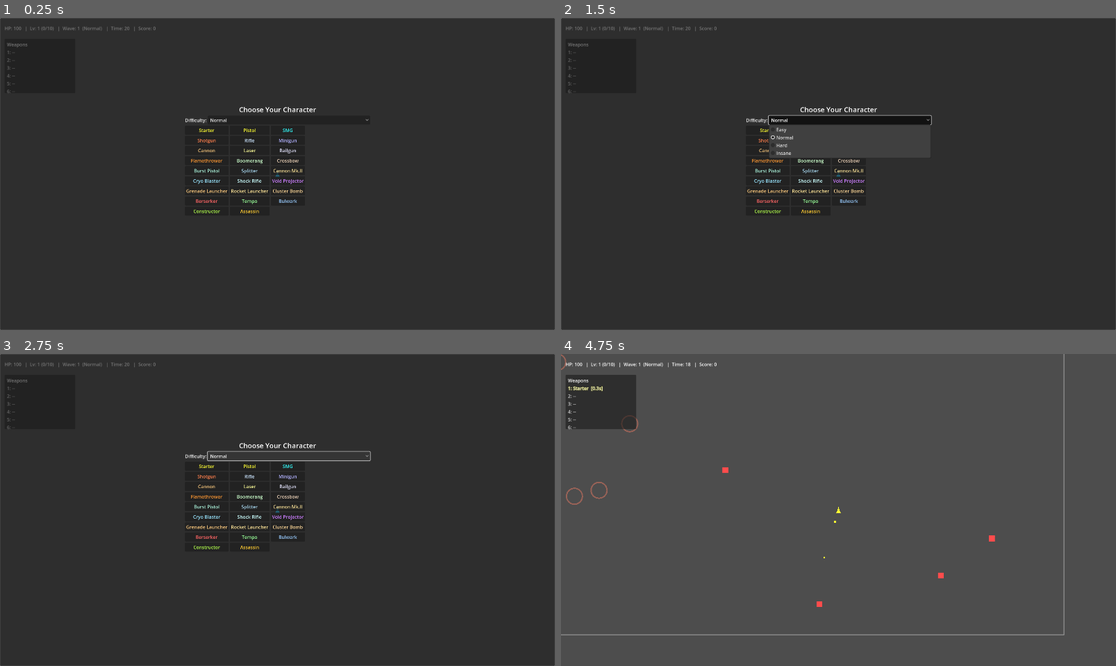
Above: before the commit, frames 1-4 (two rows, left to right).
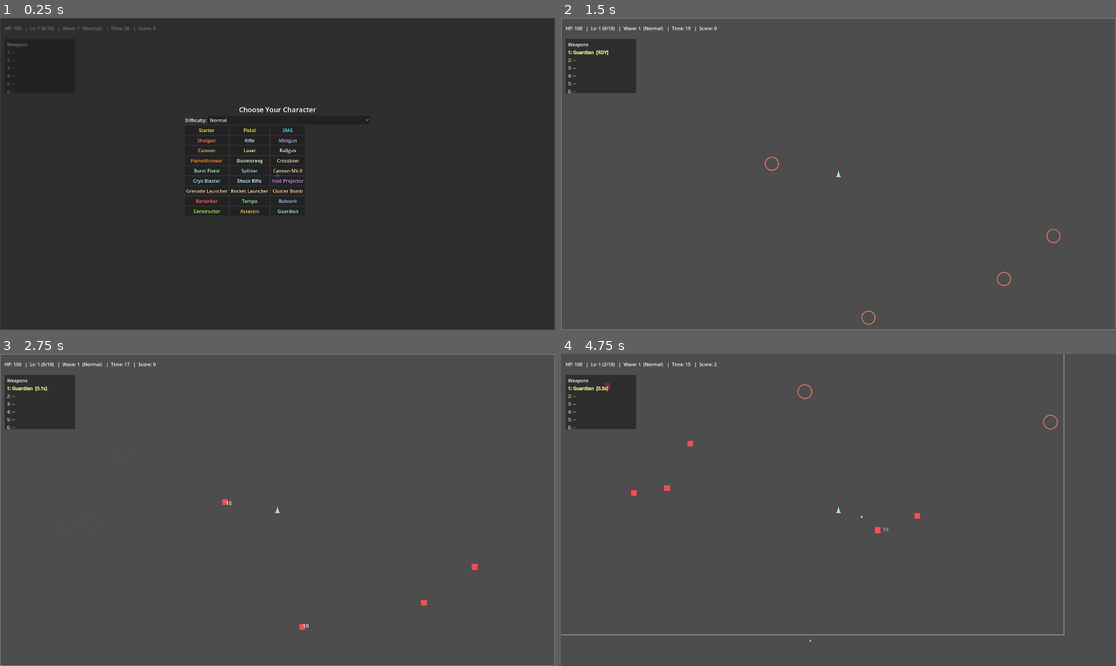
Above: after the commit, the same moments.

Repository: Deitox/Dexcoto
Game: Godot game, scene res://scenes/Main.tscn
Two runs of this game, one before a commit and one after it. Both use one fixed random seed, a clock stepped at 60 frames per second and the inputs below.
Inputs (mouse positions are in pixels of both pictures, inside the frame that each line leads up to):
- Up to frame 1 (0.25 s): no input
- Up to frame 2 (1.5 s): click (849, 211) at 0.5 s, where only the run after the commit has a clickable "Guardian"; click (849, 120) at 1.25 s, where only the run before the commit has a clickable "Normal"
- Up to frame 3 (2.75 s): click (288, 456) at 2 s, where only the run before the commit has a clickable "Normal"
- Up to frame 4 (4.75 s): click (766, 466) at 2.75 s, where only the run before the commit has a clickable "Starter"; move the mouse to (960, 494) at 3.52 s; hold Right (ui_right) 3.53-4.28 s; click (960, 494) at 3.67 s; move the mouse to (727, 525) at 4.27 s; hold Down (ui_down) from 4.28 s (still down)

The runs differ from the first frame. In frame 1, less than 0.1% of the frame differs, in the area x 50-54%, y 61-63%; in frame 2, 95%; in frame 3, 97%, in the area x 0-100%, y 0-100%; in frame 4, 0.5%.

Commit message:
Added defenese scaling weapon (+items, upgrades)

Diff:
--- a/scripts/main.gd
+++ b/scripts/main.gd
@@ -828,6 +828,26 @@
 					if player:
 						player.elemental_damage_mult *= 1.40
 						player.add_item("arcanum")
+				"kevlar_vest":
+					if player:
+						player.incoming_damage_mult *= 0.90
+						player.incoming_damage_mult = max(0.20, player.incoming_damage_mult)
+						player.add_item("kevlar_vest")
+				"riot_armor":
+					if player:
+						player.incoming_damage_mult *= 0.85
+						player.incoming_damage_mult = max(0.20, player.incoming_damage_mult)
+						player.add_item("riot_armor")
+				"plated_armor":
+					if player:
+						player.incoming_damage_mult *= 0.80
+						player.incoming_damage_mult = max(0.20, player.incoming_damage_mult)
+						player.add_item("plated_armor")
+				"nanoshield":
+					if player:
+						player.incoming_damage_mult *= 0.75
+						player.incoming_damage_mult = max(0.20, player.incoming_damage_mult)
+						player.add_item("nanoshield")
 				_:
 					pass
 		_:
--- a/scripts/player.gd
+++ b/scripts/player.gd
@@ -25,6 +25,9 @@
 # Critical hits
 var crit_chance: float = 0.0 # 0.0 = 0%, 1.0 = 100%. Overflow >1.0 boosts crit damage.
 var crit_damage_mult: float = 1.5 # Damage multiplier applied on critical hits
+
+# Defense (incoming damage multiplier; <1.0 reduces damage taken)
+var incoming_damage_mult: float = 1.0
 
 # Elemental scaling (affects elemental weapons only)
 var elemental_damage_mult: float = 1.0
@@ -236,7 +239,8 @@
 					b2.color = color
 
 func take_damage(amount: int) -> void:
-	health -= amount
+	var final: int = int(max(1, round(float(amount) * max(0.05, incoming_damage_mult))))
+	health -= final
 	if health <= 0:
 		health = 0
 		emit_signal("died")
@@ -285,6 +289,11 @@
 			projectile_speed_mult *= (1.0 + float(v))
 		"regen":
 			regen_per_second += float(v)
+		"defense":
+			# Reduce incoming damage by value (e.g., 0.10 => 10% less damage taken)
+			incoming_damage_mult *= max(0.0, 1.0 - float(v))
+			# Soft floor to avoid trivializing damage
+			incoming_damage_mult = max(0.20, incoming_damage_mult)
 		"projectiles":
 			var add: int = int(v)
 			for i in range(add):
@@ -493,6 +502,11 @@
 			var inc3: float = float(conf.get("per_stack", 0.02))
 			crit_chance += inc3
 			_show_stack_cue("+%d%% Crit Chance" % int(round(inc3*100.0)), Color(1.0,0.8,0.2))
+		"defense":
+			var inc4: float = float(conf.get("per_stack", 0.02))
+			incoming_damage_mult *= max(0.0, 1.0 - inc4)
+			incoming_damage_mult = max(0.20, incoming_damage_mult)
+			_show_stack_cue("-%d%% Damage Taken" % int(round(inc4*100.0)), Color(0.8,1.0,0.8))
 		"turret_spawn":
 			# Spawn a turret immediately near the player (not queued for next wave).
 			var pos := global_position + Vector2(randf_range(-80,80), randf_range(-80,80))
--- a/scripts/shop.gd
+++ b/scripts/shop.gd
@@ -97,6 +97,11 @@
 		 "desc":"Kills grant +2% Crit Chance (overflow boosts crit damage).",
 		 "fire_interval":0.38, "damage":9, "speed":560, "projectiles":1, "color": Color(1.0,0.8,0.2),
 		 "stack": {"type":"crit_chance","per_stack":0.02,"base_kills":6}},
+		# New: Defense-stacking weapon
+		{"kind":"weapon","id":"guardian","name":"Guardian","cost":18,"rarity":"Rare",
+		 "desc":"Kills grant +2% Defense per stack (reduces damage taken).",
+		 "fire_interval":0.42, "damage":10, "speed":520, "projectiles":1, "color": Color(0.6,0.9,0.8),
+		 "stack": {"type":"defense","per_stack":0.02,"base_kills":6}},
 ]
 
 const ITEMS: Array[Dictionary] = [
@@ -140,6 +145,15 @@
 		 "desc":"+30% Elemental Power."},
 		{"kind":"item","id":"arcanum","name":"Arcanum","cost":26,"rarity":"Legendary",
 		 "desc":"+40% Elemental Power."},
+		# Defense items
+		{"kind":"item","id":"kevlar_vest","name":"Kevlar Vest","cost":14,"rarity":"Uncommon",
+		 "desc":"-10% damage taken."},
+		{"kind":"item","id":"riot_armor","name":"Riot Armor","cost":18,"rarity":"Rare",
+		 "desc":"-15% damage taken."},
+		{"kind":"item","id":"plated_armor","name":"Plated Armor","cost":22,"rarity":"Epic",
+		 "desc":"-20% damage taken."},
+		{"kind":"item","id":"nanoshield","name":"Nanoshield","cost":26,"rarity":"Legendary",
+		 "desc":"-25% damage taken."},
 		# Cross-synergy items
 		{"kind":"item","id":"volatile_rounds","name":"Volatile Rounds","cost":16,"rarity":"Rare",
 		 "desc":"Non-explosive hits have a chance to explode."},
--- a/scripts/stats_panel.gd
+++ b/scripts/stats_panel.gd
@@ -97,6 +97,10 @@
 	_add_kv(core, "Health", "%d/%d" % [hp, hp_max])
 	_add_kv(core, "Regen", "%.1f/s" % regen)
 	_add_kv(core, "Move Speed", "%.0f px/s" % move_spd)
+	# Defense / Damage taken multiplier
+	var dmg_taken_mult: float = float(player.get("incoming_damage_mult")) if player.has_method("get") else 1.0
+	if abs(dmg_taken_mult - 1.0) > 0.001:
+		_add_kv(core, "Damage Taken", "x%.2f (%s)" % [dmg_taken_mult, _pct(dmg_taken_mult)])
 
 	# Offense
 	_add_section_header("Offense", _tier_hex(3))
--- a/scripts/upgrades.gd
+++ b/scripts/upgrades.gd
@@ -64,6 +64,11 @@
 		{"id":"tp_10","name":"Turret Power +10%","rarity":"Uncommon","type":"turret_power","value":0.10},
 		{"id":"tp_20","name":"Turret Power +20%","rarity":"Rare","type":"turret_power","value":0.20},
 		{"id":"tp_30","name":"Turret Power +30%","rarity":"Epic","type":"turret_power","value":0.30},
+		# Defense (reduces damage taken)
+		{"id":"def_10","name":"Defense +10%","rarity":"Uncommon","type":"defense","value":0.10},
+		{"id":"def_15","name":"Defense +15%","rarity":"Rare","type":"defense","value":0.15},
+		{"id":"def_20","name":"Defense +20%","rarity":"Epic","type":"defense","value":0.20},
+		{"id":"def_25","name":"Defense +25%","rarity":"Legendary","type":"defense","value":0.25},
 	]
 
 static func weighted_choices(count: int, exclude_ids: Array[String] = []) -> Array[Dictionary]:
